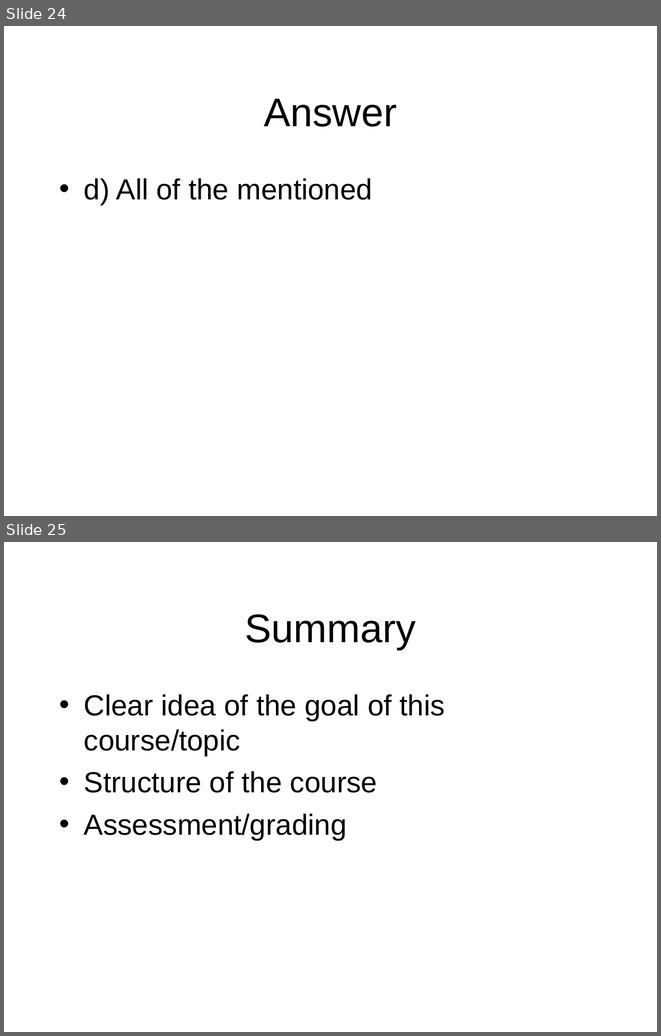
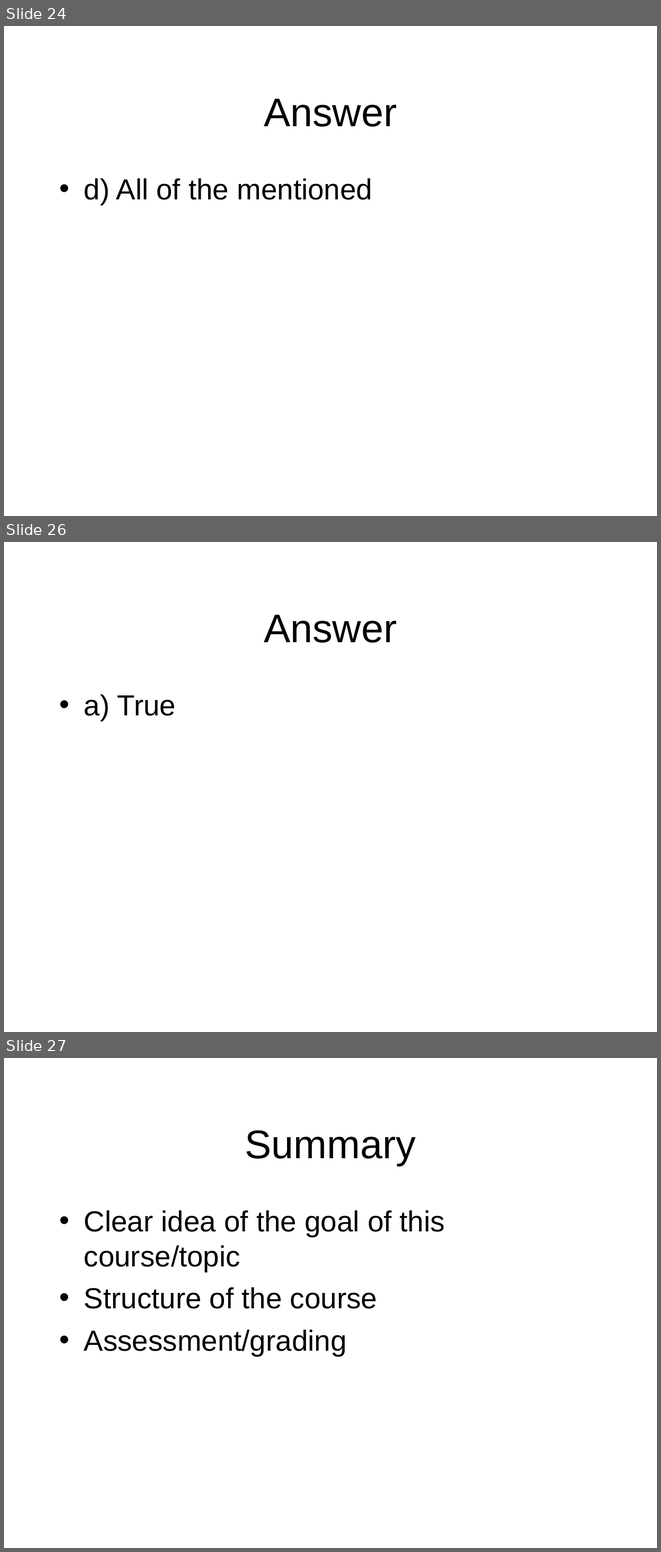
Before and after one commit to octaviordz/zjnu2017.github.io, a slide deck: OOAD/lectures/010--Introduction.ppt. Shown one above the other, each under a label of ours: slides 24 and 25 before the commit, slides 24, 26 and 27 after it; the slides between them are not shown. The pictures are 661x1036 and 661x1552 pixels, drawn with LibreOffice and Linux fonts; fonts in the diff are those of the drawing. Boxes give left, top, right and bottom in pixels: in the first picture for what was removed or moved away, otherwise in the second. Text is boxed around its words. In the diff, an @@ line names an element or a change of style, - is before the commit and + after.

```diff
--- a/OOAD/lectures/010--Introduction.ppt
+++ b/OOAD/lectures/010--Introduction.ppt
@@ slide 26 added at bbox=[4, 542, 657, 1032], background #FFFFFF @@
@@ title added at bbox=[264, 615, 397, 643], 44 pt, text #000000 @@
+Answer
@@ text added at bbox=[84, 694, 176, 721], 32 pt, text #000000 @@
+• a) True
@@ what was slide 25 is now slide 27 @@
```
Also in this commit, not shown: 2 slides changed, 2 other slides added, 1 other file.
